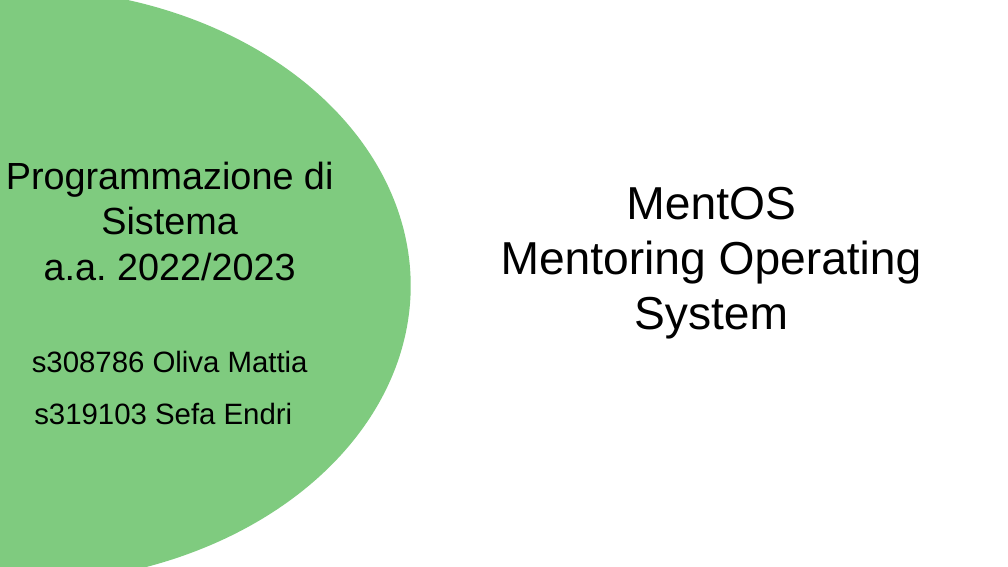
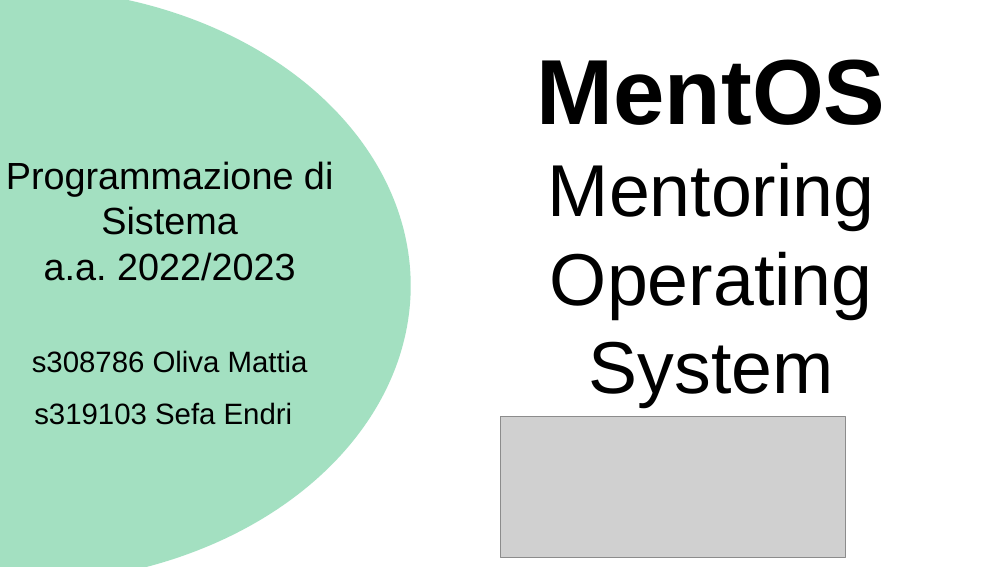
Before and after one commit to ProgrammazioneDiSistema2023-IA-ZZ/Group04, a slide deck: slide 1 of MentOS.odp. Drawn at 1008x567 pixels with LibreOffice and Linux fonts; fonts in the diff are those of the drawing; grey boxes stand for pictures. Boxes give left, top, right and bottom in pixels: in the first picture for what was removed or moved away, otherwise in the second. Text is boxed around its words. In the diff, an @@ line names an element or a change of style, - is before the commit and + after.

```diff
--- a/MentOS.odp
+++ b/MentOS.odp
@@ ellipse at (0, 0, 410, 567): fill #009900 at 50% opacity to #66CC99 at 60% opacity @@
@@ title "MentOS Mentoring Operating System": place and size @@
-title "MentOS Mentoring Operating System" at (501, 186, 922, 339)
+title "MentOS Mentoring Operating System" at (537, 59, 886, 407)
@@ title "MentOS Mentoring Operating System" at (537, 59, 886, 407): size 44 to 88 pt, bold on in "MentOS"; size 44 to 70 pt in "Mentoring Operating System" @@
@@ picture added at (500, 416, 845, 557) @@
```
Also in this commit, not shown: 7 other slides changed, 1 other file.
